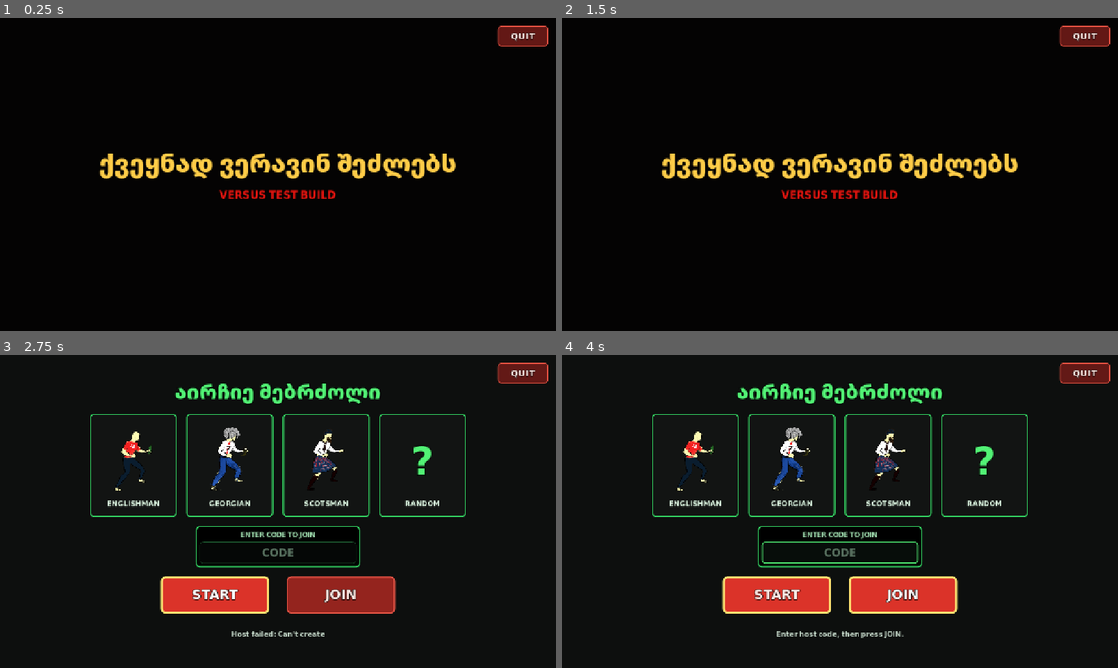
Above: before the commit, frames 1-4 (two rows, left to right).
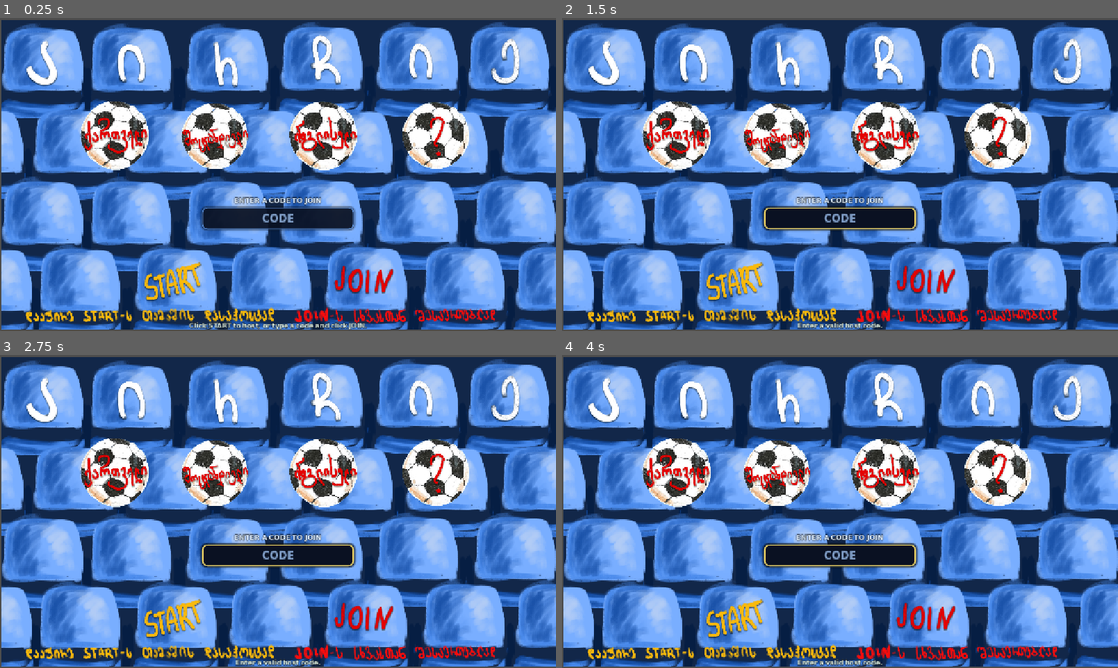
Above: after the commit, the same moments.

Repository: lukalklikadze/fighting-game
Game: Godot game, scene res://starter_2.tscn
The game is run twice, just before and just after one commit, with the same random seed, the same clock (stepped at 60 frames per second) and the same inputs. Before the commit the project starts from res://scenes/WhiteWorldTest.tscn.
Inputs (mouse positions are in pixels of both pictures, inside the frame that each line leads up to):
- Up to frame 1 (0.25 s): no input
- Up to frame 2 (1.5 s): click (734, 280) at 0.52 s; click (912, 277) at 1.27 s
- Up to frame 3 (2.75 s): click (216, 596) at 2 s, where only the run before the commit has a clickable "START"
- Up to frame 4 (4 s): click (778, 596) at 2.75 s, where only the run before the commit has a clickable "START"; click (901, 596) at 3.5 s, where only the run before the commit has a clickable "JOIN"

The runs differ from the first frame. In frame 1, 100% of the frame differs, in the area x 0-100%, y 0-100%; in frame 2, 100%; in frame 3, 99%; in frame 4, 98%.

Commit message:
Add starter_2 online character-select screen
Football-themed start screen: pick a fighter with Left/Right arrows once
both players are connected, host/join over LAN with a share code, and sync
each player's choice to the opponent. Launches as the main scene.

Co-Authored-By: Claude Opus 4.8 <noreply@anthropic.com>

Diff:
--- a/project.godot
+++ b/project.godot
@@ -16,7 +16,7 @@
 
 config/name="2D Fighting Game"
 config/tags=PackedStringArray("multiplayer", "fighting", "2d")
-run/main_scene="res://scenes/WhiteWorldTest.tscn"
+run/main_scene="res://starter_2.tscn"
 config/features=PackedStringArray("4.6", "Forward Plus")
 
 [autoload]
--- /dev/null
+++ b/scenes/scripts/starter_2.gd
@@ -0,0 +1,421 @@
+extends Node2D
+## Online start screen.
+##
+## Highlight one of four footballs with Left/Right arrows, then press Enter to
+## CHOOSE it — only then does the matching fighter PNG appear on CharacterDisplay.
+## Click START to host (a share code is shown) or type a friend's code and click
+## JOIN. Once connected, each player's choice is sent to the other and shown on
+## OpponentDisplay. Drag CharacterDisplay / OpponentDisplay in the editor to place
+## where each fighter appears — the script only swaps their textures.
+
+const LAN_PORT := 7777
+const JOIN_CODE_ALPHABET := "ABCDEFGHJKLMNPQRSTUVWXYZ23456789"
+const JOIN_TIMEOUT_TIME := 8.0
+
+const CHAR_TEXTURES := {
+	"georgian": preload("res://assets/start sprites/Group 3.png"),
+	"scottish": preload("res://assets/start sprites/Group 4.png"),
+	"english":  preload("res://assets/start sprites/Group 2.png"),
+	"random":   preload("res://assets/start sprites/random.png"),
+}
+const BALL_ORDER := ["georgian", "scottish", "english", "random"]
+const SELECTED_SCALE := 1.18
+const DIMMED := Color(0.65, 0.65, 0.65, 1.0)
+
+const MENU_FONT: FontFile = preload("res://assets/fonts/NotoSansGeorgian-Black.ttf")
+
+@onready var _character_display: Sprite2D = $CharacterDisplay
+@onready var _opponent_display: Sprite2D = $OpponentDisplay
+
+var _balls: Dictionary = {}
+var _base_scale: Dictionary = {}
+var _selected := 0
+var _chosen := -1
+var _selection_enabled := false
+
+var _code_edit: LineEdit
+var _code_label: Label
+var _status_label: Label
+var _start_button: Button
+var _join_button: Button
+
+var _hosting_active := false
+var _connected_as_client := false
+var _client_peer_id := 0
+var _pending_join_ip := ""
+var _join_timeout_timer := 0.0
+
+
+func _ready() -> void:
+	for ball_name in BALL_ORDER:
+		var ball := get_node(NodePath(ball_name)) as Sprite2D
+		_balls[ball_name] = ball
+		_base_scale[ball_name] = ball.scale
+	# Nothing is shown until both players are in and selection is enabled.
+	_character_display.visible = false
+	_opponent_display.visible = false
+	_build_ui()
+	_connect_multiplayer_signals()
+	_update_highlight()
+	_set_status("Click START to host, or type a code and click JOIN.")
+
+
+func _process(delta: float) -> void:
+	_process_join_timeout(delta)
+
+
+# ── Ball selection ───────────────────────────────────────────────────────────
+
+func _unhandled_input(event: InputEvent) -> void:
+	# Selection is locked until both players are connected.
+	if not _selection_enabled:
+		return
+	if _code_edit != null and _code_edit.has_focus():
+		return
+	if event.is_action_pressed("ui_right"):
+		_selected = (_selected + 1) % BALL_ORDER.size()
+		_update_highlight()
+	elif event.is_action_pressed("ui_left"):
+		_selected = (_selected - 1 + BALL_ORDER.size()) % BALL_ORDER.size()
+		_update_highlight()
+	elif event.is_action_pressed("ui_accept"):
+		_choose(_selected)
+
+
+func _set_selection_enabled(enabled: bool) -> void:
+	_selection_enabled = enabled
+	_update_highlight()
+
+
+func _update_highlight() -> void:
+	# Before both players are in, the balls sit neutral and no fighter is shown.
+	if not _selection_enabled:
+		for ball_name in BALL_ORDER:
+			_balls[ball_name].scale = _base_scale[ball_name]
+			_balls[ball_name].modulate = Color.WHITE
+		_character_display.visible = false
+		return
+	# Moving the cursor grows/dims the balls and previews the highlighted fighter.
+	for i in range(BALL_ORDER.size()):
+		var ball_name: String = BALL_ORDER[i]
+		var ball: Sprite2D = _balls[ball_name]
+		if i == _selected:
+			ball.scale = _base_scale[ball_name] * SELECTED_SCALE
+			ball.modulate = Color.WHITE
+		else:
+			ball.scale = _base_scale[ball_name]
+			ball.modulate = DIMMED
+	_character_display.texture = CHAR_TEXTURES[BALL_ORDER[_selected]]
+	_character_display.visible = true
+
+
+func _choose(index: int) -> void:
+	_chosen = index
+	_set_status("You picked %s." % BALL_ORDER[index])
+	# Tell the other player which fighter we picked.
+	if multiplayer.has_multiplayer_peer():
+		_rpc_set_opponent_choice.rpc(index)
+
+
+@rpc("any_peer", "call_remote", "reliable")
+func _rpc_set_opponent_choice(index: int) -> void:
+	index = clampi(index, 0, BALL_ORDER.size() - 1)
+	_opponent_display.texture = CHAR_TEXTURES[BALL_ORDER[index]]
+	_opponent_display.visible = true
+
+
+func _send_choice_to(peer_id: int) -> void:
+	if _chosen >= 0:
+		_rpc_set_opponent_choice.rpc_id(peer_id, _chosen)
+
+
+# ── Lobby UI ─────────────────────────────────────────────────────────────────
+
+func _build_ui() -> void:
+	var layer := CanvasLayer.new()
+	add_child(layer)
+
+	_code_label = _make_label("ENTER A CODE TO JOIN", 16, Color(0.88, 0.94, 1.0, 1.0))
+	_code_label.horizontal_alignment = HORIZONTAL_ALIGNMENT_CENTER
+	_code_label.position = Vector2(440, 408)
+	_code_label.size = Vector2(400, 24)
+	layer.add_child(_code_label)
+
+	_code_edit = LineEdit.new()
+	_code_edit.placeholder_text = "CODE"
+	_code_edit.alignment = HORIZONTAL_ALIGNMENT_CENTER
+	_code_edit.max_length = 15
+	_code_edit.position = Vector2(465, 436)
+	_code_edit.size = Vector2(350, 46)
+	_code_edit.add_theme_font_override("font", MENU_FONT)
+	_code_edit.add_theme_font_size_override("font_size", 24)
+	_code_edit.add_theme_color_override("font_color", Color(0.92, 0.97, 1.0))
+	_code_edit.add_theme_color_override("font_placeholder_color", Color(0.50, 0.62, 0.78))
+	_code_edit.add_theme_color_override("caret_color", Color(1.0, 0.88, 0.40))
+	_code_edit.add_theme_stylebox_override("normal", _field_style(false))
+	_code_edit.add_theme_stylebox_override("focus", _field_style(true))
+	_code_edit.text_submitted.connect(func(_t): _join_game())
+	layer.add_child(_code_edit)
+
+	# Invisible hit areas over the baked-in START / JOIN words.
+	_start_button = _make_overlay_button(Rect2(317, 556, 160, 96))
+	_start_button.pressed.connect(_host_game)
+	layer.add_child(_start_button)
+
+	_join_button = _make_overlay_button(Rect2(750, 561, 120, 80))
+	_join_button.pressed.connect(_join_game)
+	layer.add_child(_join_button)
+
+	_status_label = _make_label("", 15, Color(0.85, 0.92, 0.88, 1.0))
+	_status_label.horizontal_alignment = HORIZONTAL_ALIGNMENT_CENTER
+	_status_label.autowrap_mode = TextServer.AUTOWRAP_WORD_SMART
+	_status_label.position = Vector2(90, 696)
+	_status_label.size = Vector2(1100, 22)
+	layer.add_child(_status_label)
+
+
+func _field_style(focused: bool) -> StyleBoxFlat:
+	var style := StyleBoxFlat.new()
+	style.bg_color = Color(0.04, 0.07, 0.14, 0.88)
+	style.border_color = Color(1.0, 0.88, 0.40, 0.95) if focused else Color(0.42, 0.66, 1.0, 0.85)
+	style.set_border_width_all(3 if focused else 2)
+	style.set_corner_radius_all(12)
+	style.content_margin_left = 14
+	style.content_margin_right = 14
+	style.content_margin_top = 8
+	style.content_margin_bottom = 8
+	style.shadow_color = Color(0, 0, 0, 0.45)
+	style.shadow_size = 6
+	return style
+
+
+func _make_label(text: String, size: int, color: Color) -> Label:
+	var label := Label.new()
+	label.text = text
+	label.add_theme_font_override("font", MENU_FONT)
+	label.add_theme_font_size_override("font_size", size)
+	label.add_theme_color_override("font_color", color)
+	label.add_theme_color_override("font_outline_color", Color.BLACK)
+	label.add_theme_constant_override("outline_size", 4)
+	return label
+
+
+func _make_overlay_button(rect: Rect2) -> Button:
+	# Completely invisible click area — the highlight is on the baked word itself.
+	var button := Button.new()
+	button.position = rect.position
+	button.size = rect.size
+	button.focus_mode = Control.FOCUS_NONE
+	for state in ["normal", "hover", "pressed", "disabled", "focus"]:
+		button.add_theme_stylebox_override(state, StyleBoxEmpty.new())
+	return button
+
+
+func _set_status(text: String) -> void:
+	if _status_label != null:
+		_status_label.text = text
+
+
+func _refresh_lobby_controls() -> void:
+	var locked := _hosting_active or _connected_as_client
+	if _start_button != null:
+		_start_button.disabled = locked
+	if _join_button != null:
+		_join_button.disabled = locked
+	if _code_edit != null:
+		_code_edit.editable = not locked
+
+
+# ── Networking ───────────────────────────────────────────────────────────────
+
+func _connect_multiplayer_signals() -> void:
+	multiplayer.peer_connected.connect(_on_peer_connected)
+	multiplayer.peer_disconnected.connect(_on_peer_disconnected)
+	multiplayer.connected_to_server.connect(_on_connected_to_server)
+	multiplayer.connection_failed.connect(_on_connection_failed)
+	multiplayer.server_disconnected.connect(_on_server_disconnected)
+
+
+func _host_game() -> void:
+	_close_multiplayer_peer()
+	var peer := ENetMultiplayerPeer.new()
+	var error := peer.create_server(LAN_PORT, 1)
+	if error != OK:
+		_set_status("Host failed: %s" % error_string(error))
+		return
+	multiplayer.multiplayer_peer = peer
+	_hosting_active = true
+	_connected_as_client = false
+	var code := _ip_to_join_code(_guess_lan_ip())
+	_code_edit.text = code
+	_code_label.text = "გააზიარე კოდი"
+	_set_status("")
+	_refresh_lobby_controls()
+
+
+func _join_game() -> void:
+	var host_ip := _parse_join_address(_code_edit.text)
+	if host_ip == "":
+		_code_edit.grab_focus()
+		_set_status("Enter a valid host code.")
+		return
+	_close_multiplayer_peer()
+	var peer := ENetMultiplayerPeer.new()
+	var error := peer.create_client(host_ip, LAN_PORT)
+	if error != OK:
+		_set_status("Join failed: %s" % error_string(error))
+		return
+	multiplayer.multiplayer_peer = peer
+	_pending_join_ip = host_ip
+	_join_timeout_timer = JOIN_TIMEOUT_TIME
+	_set_status("Joining %s..." % host_ip)
+
+
+func _close_multiplayer_peer() -> void:
+	if multiplayer.multiplayer_peer != null:
+		multiplayer.multiplayer_peer.close()
+		multiplayer.multiplayer_peer = null
+	_hosting_active = false
+	_connected_as_client = false
+	_client_peer_id = 0
+	_pending_join_ip = ""
+	_join_timeout_timer = 0.0
+	_set_selection_enabled(false)
+	_refresh_lobby_controls()
+
+
+func _process_join_timeout(delta: float) -> void:
+	if _join_timeout_timer <= 0.0:
+		return
+	var peer := multiplayer.multiplayer_peer
+	if peer == null:
+		_join_timeout_timer = 0.0
+		return
+	if peer.get_connection_status() == MultiplayerPeer.CONNECTION_CONNECTED:
+		_join_timeout_timer = 0.0
+		return
+	_join_timeout_timer -= delta
+	if _join_timeout_timer <= 0.0:
+		var failed_ip := _pending_join_ip
+		_close_multiplayer_peer()
+		_set_status("Join timed out to %s. Check the code, WiFi and firewall (UDP %d)." % [failed_ip, LAN_PORT])
+
+
+func _on_peer_connected(peer_id: int) -> void:
+	if multiplayer.is_server():
+		_client_peer_id = peer_id
+		_code_label.text = "PLAYER 2 CONNECTED"
+		_set_status("Both players in — pick your fighter!")
+		_set_selection_enabled(true)
+		_send_choice_to(peer_id)
+
+
+func _on_peer_disconnected(peer_id: int) -> void:
+	if multiplayer.is_server() and peer_id == _client_peer_id:
+		_client_peer_id = 0
+		_opponent_display.visible = false
+		_set_selection_enabled(false)
+		_set_status("Player 2 disconnected. Waiting for another player.")
+
+
+func _on_connected_to_server() -> void:
+	_connected_as_client = true
+	_hosting_active = false
+	_join_timeout_timer = 0.0
+	_pending_join_ip = ""
+	_code_label.text = "CONNECTED AS PLAYER 2"
+	_set_status("Both players in — pick your fighter!")
+	_refresh_lobby_controls()
+	_set_selection_enabled(true)
+	_send_choice_to(1)
+
+
+func _on_connection_failed() -> void:
+	_close_multiplayer_peer()
+	_set_status("Connection failed. Check the code, WiFi and firewall (UDP %d)." % LAN_PORT)
+
+
+func _on_server_disconnected() -> void:
+	_close_multiplayer_peer()
+	_opponent_display.visible = false
+	_set_selection_enabled(false)
+	_set_status("Disconnected from host.")
+
+
+# ── Join-code helpers (port of WhiteWorldTest) ──────────────────────────────
+
+func _parse_join_address(raw_text: String) -> String:
+	var address := raw_text.strip_edges()
+	if address == "":
+		return ""
+	var code_ip := _join_code_to_ip(address)
+	if code_ip != "":
+		return code_ip
+	if address.begins_with("http://") or address.begins_with("https://"):
+		address = address.get_slice("://", 1)
+	address = address.strip_edges()
+	if address.contains("/"):
+		address = address.get_slice("/", 0)
+	if address.contains(":"):
+		address = address.get_slice(":", 0)
+	return address.strip_edges()
+
+
+func _ip_to_join_code(address: String) -> String:
+	var parts := address.split(".")
+	if parts.size() != 4:
+		return "NO-CODE"
+	var value := 0
+	for part in parts:
+		var octet := int(part)
+		if octet < 0 or octet > 255:
+			return "NO-CODE"
+		value = value * 256 + octet
+	var code := ""
+	for index in range(7):
+		var alphabet_index := value % JOIN_CODE_ALPHABET.length()
+		code = JOIN_CODE_ALPHABET[alphabet_index] + code
+		value = int(value / JOIN_CODE_ALPHABET.length())
+	return "%s-%s" % [code.substr(0, 3), code.substr(3, 4)]
+
+
+func _join_code_to_ip(raw_code: String) -> String:
+	var code := raw_code.strip_edges().to_upper().replace("-", "").replace(" ", "")
+	code = code.replace("0", "O").replace("1", "I")
+	if code.length() != 7:
+		return ""
+	var value := 0
+	for index in range(code.length()):
+		var alphabet_index := JOIN_CODE_ALPHABET.find(code[index])
+		if alphabet_index < 0:
+			return ""
+		value = value * JOIN_CODE_ALPHABET.length() + alphabet_index
+	var octets: Array[int] = []
+	for index in range(4):
+		octets.push_front(value % 256)
+		value = int(value / 256)
+	if value != 0:
+		return ""
+	var address := "%d.%d.%d.%d" % [octets[0], octets[1], octets[2], octets[3]]
+	return address if _is_private_ipv4(address) else ""
+
+
+func _guess_lan_ip() -> String:
+	for address in IP.get_local_addresses():
+		if _is_private_ipv4(address):
+			return address
+	return "127.0.0.1"
+
+
+func _is_private_ipv4(address: String) -> bool:
+	return address.begins_with("192.168.") or address.begins_with("10.") or _is_private_172_address(address)
+
+
+func _is_private_172_address(address: String) -> bool:
+	if not address.begins_with("172."):
+		return false
+	var parts := address.split(".")
+	if parts.size() < 2:
+		return false
+	var second_part := int(parts[1])
+	return second_part >= 16 and second_part <= 31
--- /dev/null
+++ b/starter_2.tscn
@@ -0,0 +1,47 @@
+[gd_scene format=3 uid="uid://cjxwhuru5hne6"]
+
+[ext_resource type="Texture2D" uid="uid://7an0gqiex7r8" path="res://assets/start sprites/background_start_2.png" id="1_f3tf5"]
+[ext_resource type="Texture2D" uid="uid://d2oh8htih5ap8" path="res://assets/start sprites/georgian_ball.png" id="2_wusxs"]
+[ext_resource type="Texture2D" uid="uid://ban053bbnvhh0" path="res://assets/start sprites/scotish_ball.png" id="3_nlika"]
+[ext_resource type="Texture2D" uid="uid://bpii6hb51ajvc" path="res://assets/start sprites/english_ball.png" id="4_nlika"]
+[ext_resource type="Texture2D" uid="uid://bylimy88v3qcn" path="res://assets/start sprites/random_ball.png" id="5_bewve"]
+[ext_resource type="Script" uid="uid://88vdsw711uvd" path="res://scenes/scripts/starter_2.gd" id="6_script"]
+[ext_resource type="Texture2D" uid="uid://dny5kieyart8x" path="res://assets/start sprites/Group 3.png" id="7_display"]
+
+[node name="Node2D" type="Node2D" unique_id=26301389]
+script = ExtResource("6_script")
+
+[node name="Sprite2D" type="Sprite2D" parent="." unique_id=1654403666]
+position = Vector2(642, 361)
+scale = Vector2(0.6666666, 0.6611111)
+texture = ExtResource("1_f3tf5")
+
+[node name="georgian" type="Sprite2D" parent="." unique_id=1524286475]
+position = Vector2(265, 267)
+scale = Vector2(0.300375, 0.29174998)
+texture = ExtResource("2_wusxs")
+
+[node name="scottish" type="Sprite2D" parent="." unique_id=1485326796]
+position = Vector2(495, 269)
+scale = Vector2(0.289, 0.281)
+texture = ExtResource("3_nlika")
+
+[node name="english" type="Sprite2D" parent="." unique_id=1515307047]
+position = Vector2(745.00006, 268)
+scale = Vector2(0.29775, 0.28993753)
+texture = ExtResource("4_nlika")
+
+[node name="random" type="Sprite2D" parent="." unique_id=778713694]
+position = Vector2(1004, 268)
+scale = Vector2(0.29474998, 0.28149998)
+texture = ExtResource("5_bewve")
+
+[node name="CharacterDisplay" type="Sprite2D" parent="." unique_id=778713695]
+position = Vector2(302, 481.99997)
+scale = Vector2(0.4796335, 0.47487578)
+texture = ExtResource("7_display")
+
+[node name="OpponentDisplay" type="Sprite2D" parent="." unique_id=778713696]
+position = Vector2(978.00006, 480)
+scale = Vector2(0.4733834, 0.45555013)
+texture = ExtResource("7_display")
Binary file added: assets/start sprites/background_start_2.png
Not shown, added: assets/start sprites/background_start_2.png.import
Binary file added: assets/start sprites/english_ball.png
Not shown, added: assets/start sprites/english_ball.png.import
Binary file added: assets/start sprites/georgian_ball.png
Not shown, added: assets/start sprites/georgian_ball.png.import
Binary file added: assets/start sprites/random.png
Not shown, added: assets/start sprites/random.png.import
Binary file added: assets/start sprites/random_ball.png
Not shown, added: assets/start sprites/random_ball.png.import
Binary file added: assets/start sprites/scotish_ball.png
Not shown, added: assets/start sprites/scotish_ball.png.import
